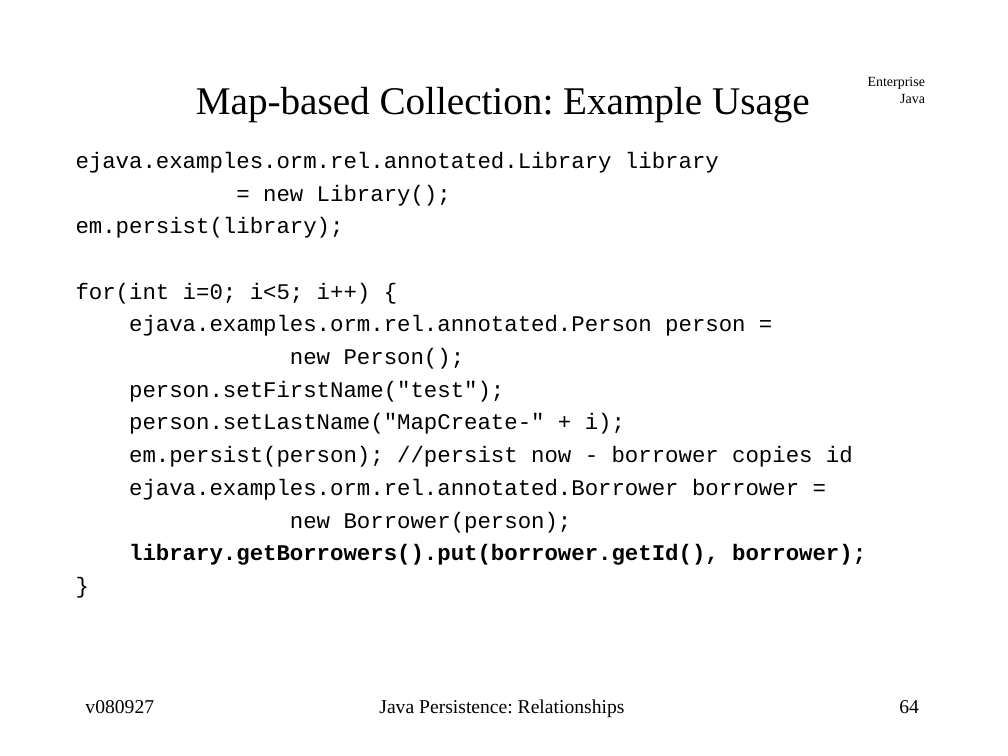
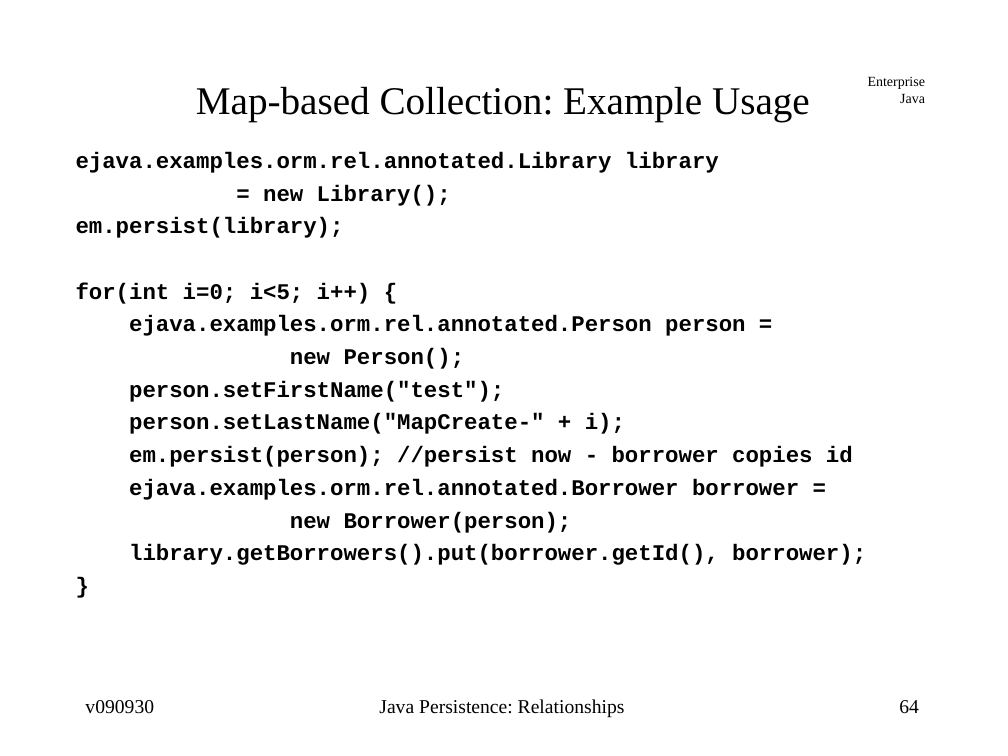
Before and after one commit to jcstaff/ejava-javaee, a slide deck: slide 64 of ormRelations/src/site/resources/lectures/ormRelations.ppt. Drawn at 1008x756 pixels with LibreOffice and Linux fonts; fonts in the diff are those of the drawing. Boxes give left, top, right and bottom in pixels: in the first picture for what was removed or moved away, otherwise in the second. Text is boxed around its words. In the diff, an @@ line names an element or a change of style, - is before the commit and + after.

Commit message:
fixed Borrower to Person DB table slide

```diff
--- a/ormRelations/src/site/resources/lectures/ormRelations.ppt
+++ b/ormRelations/src/site/resources/lectures/ormRelations.ppt
@@ text at bbox=[76, 152, 853, 533]: bold on in "ejava.examples.orm.rel.annotated.Library library", "= new Library();", "em.persist(library);", "for(int i=0; i<5; i++) {" and 8 more places @@
@@ text at bbox=[85, 700, 154, 714]: text changed @@
-v080927
+v090930
```
Also in this commit, not shown: 67 other slides changed.
